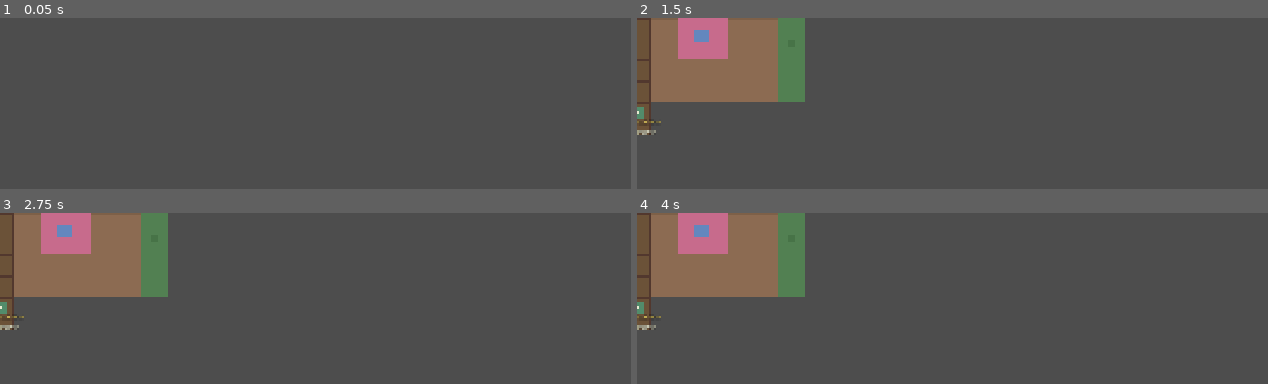
Above: before the commit, frames 1-4 (two rows, left to right).
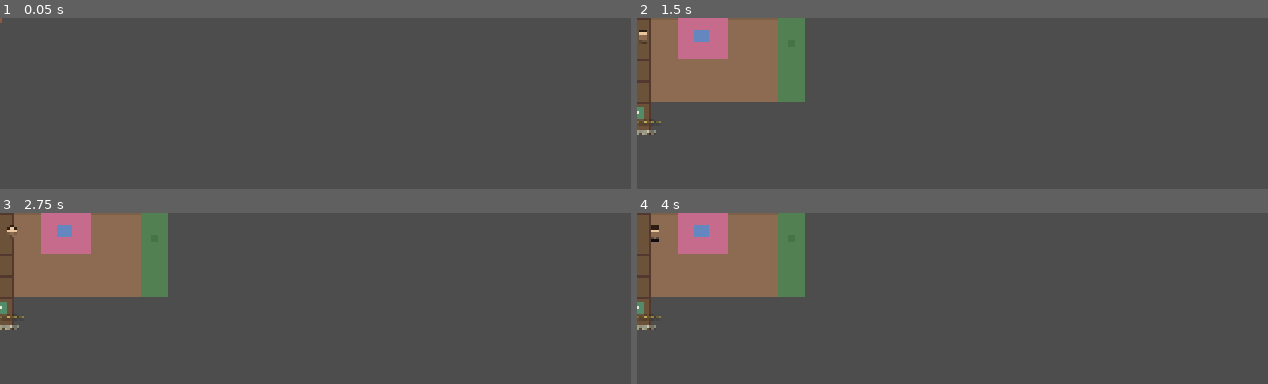
Above: after the commit, the same moments.

Repository: alexandreDavid/rio
Game: Godot game, scene res://scenes/tests/IntegrationTest.tscn
Two runs of this game, one before a commit and one after it. Both use one fixed random seed, a clock stepped at 60 frames per second and the inputs below. This scene is started directly instead of the project's main scene.
Inputs (mouse positions are in pixels of both pictures, inside the frame that each line leads up to):
- Up to frame 1 (0.05 s): no input
- Up to frame 2 (1.5 s): tap Enter (ui_accept) at 0.5, 1.25 s; move the mouse to (outside the picture) at 0.52 s; hold D (move_right) 0.53-1.25 s; hold Shift (run) 0.53-1.25 s; click (outside the picture) at 0.67 s; tap Space (jump) at 0.77 s; drag from (outside the picture) to (outside the picture) at 1.27 s
- Up to frame 3 (2.75 s): tap Enter (ui_accept) at 2 s; move the mouse to (479, 339) at 2.02 s; hold D (move_right) from 2.03 s (still down); hold Shift (run) from 2.03 s (still down)
- Up to frame 4 (4 s): release D (move_right) at 2.75 s; release Shift (run) at 2.75 s; tap Enter (ui_accept) at 2.75, 3.5 s; drag from (outside the picture) to (794, 370) at 2.77 s; move the mouse to (outside the picture) at 3.52 s; hold A (move_left) from 3.53 s (still down); hold Shift (run) from 3.53 s (still down); tap F at 3.6 s; tap Space (jump) at 3.77 s

The runs differ from the first frame. In frame 1, less than 0.1% of the frame differs, in the area x 0-1%, y 0-3%; in frame 2, less than 0.1%; in frame 3, less than 0.1%; in frame 4, less than 0.1%, in the area x 2-4%, y 7-17%.

Commit message:
Sprites pokemon-style procéduraux pour les wanderers
Génération en code (Image API) d'une feuille 3×3 cellules 16×24 px par
wanderer, tintée avec ses couleurs (color, skin_color, hair_color, hat).
3 directions stockées (DOWN/UP/RIGHT) × 3 frames (idle, stepL, stepR) ;
LEFT obtenue par flip horizontal du parent. UP montre l'arrière de la tête
(visage masqué, tout cheveux). Cycle de marche pokemon classique :
idle → stepL → idle → stepR sur 4 phases du _walk_t.

- Pas d'asset binaire ajouté : tout vit en mémoire.
- Cache statique partagé par signature (color|skin|hair|hat|hat_color) —
  les 109 wanderers du jeu génèrent en pratique ~10 textures uniques.
- Toggle RENDER_DEFAULT remis à true. Toggle RENDER_POKEMON_PIXEL=true
  active la sheet procédurale ; mis à false, retombe sur la composition
  ColorRect historique.
- ColorRect (head/body/arms/legs) masqués quand le sprite procédural est
  actif. L'ombre ovale est conservée (ancrage au sol).
- _apply_facing_4 met à jour le region_rect en plus de scale.x flip.
- _set_walk_frame change la colonne de la sheet selon la phase de marche.

Test ajouté : génération sheet ImageTexture 48×72, region_rect initial,
texture présente après _ready. 1469 passants, 0 échec.

Co-Authored-By: Claude Opus 4.7 (1M context) <noreply@anthropic.com>

Diff:
--- a/scripts/tests/IntegrationTest.gd
+++ b/scripts/tests/IntegrationTest.gd
@@ -92,6 +92,7 @@
 	_test_wanderer_greeting_logic()
 	await _test_wanderer_full_init()
 	await _test_wanderer_render_toggle()
+	await _test_wanderer_pokemon_pixel_sheet()
 	await _test_wanderer_4dir_facing()
 	await _test_npc_quest_indicator()
 	await _test_district_exit_geometry()
@@ -1359,6 +1360,40 @@
 	var pos: Vector2 = (exit_node as Node2D).global_position
 	return Rect2(pos - size / 2.0, size)
 
+func _test_wanderer_pokemon_pixel_sheet() -> void:
+	_section("AmbientWanderer — sheet pixel-art procédurale 16×24")
+	var script: GDScript = load("res://scripts/world/AmbientWanderer.gd")
+	var consts: Dictionary = script.get_script_constant_map()
+	var px_w: int = int(consts.get("PX_CELL_W", 0))
+	var px_h: int = int(consts.get("PX_CELL_H", 0))
+	_assert(px_w == 16, "PX_CELL_W = 16")
+	_assert(px_h == 24, "PX_CELL_H = 24")
+	if not bool(consts.get("RENDER_DEFAULT", false)) or not bool(consts.get("RENDER_POKEMON_PIXEL", false)):
+		# Mode désactivé : pas la peine de tester l'instantiation Sprite2D.
+		return
+	var packed: PackedScene = load("res://scenes/props/AmbientWanderer.tscn") as PackedScene
+	if packed == null:
+		_assert(false, "AmbientWanderer.tscn charge")
+		return
+	var w: Node = packed.instantiate()
+	add_child(w)
+	await get_tree().process_frame
+	# Le Sprite2D procédural doit exister sous le wanderer.
+	var spr: Node = w.find_child("PokemonSprite", true, false)
+	_assert(spr != null, "PokemonSprite Sprite2D créé à _ready")
+	if spr is Sprite2D:
+		var s: Sprite2D = spr as Sprite2D
+		_assert(s.texture != null, "PokemonSprite a une texture")
+		if s.texture is ImageTexture:
+			var sz: Vector2i = (s.texture as ImageTexture).get_size()
+			_assert(sz.x == px_w * 3 and sz.y == px_h * 3,
+				"Texture 48×72 (3×3 cellules de %dx%d)" % [px_w, px_h])
+		_assert(s.region_enabled, "region_enabled = true")
+		_assert(s.region_rect.size == Vector2(px_w, px_h),
+			"region_rect taille = %dx%d" % [px_w, px_h])
+	w.queue_free()
+	await get_tree().process_frame
+
 func _test_wanderer_render_toggle() -> void:
 	_section("AmbientWanderer — toggle global RENDER_DEFAULT")
 	var script: GDScript = load("res://scripts/world/AmbientWanderer.gd")
--- a/scripts/world/AmbientWanderer.gd
+++ b/scripts/world/AmbientWanderer.gd
@@ -22,7 +22,14 @@
 # instances restent dans l'arbre de scène mais invisibles. Utile quand on
 # n'aime pas le rendu ColorRect-composé et qu'on attend un set d'assets.
 # Pour les remettre, basculer à true.
-const RENDER_DEFAULT: bool = false
+const RENDER_DEFAULT: bool = true
+
+# Mode de rendu :
+#   POKEMON_PIXEL : sprite procédural pixel-art 16×24 généré au runtime, 3×3
+#                   sheet (3 directions × 3 frames), tinté par color/skin/hair.
+#                   Style Pokemon Gen 1 avec chunky pixels.
+#   COLORRECT     : composition ColorRect historique (head/body/arms/legs).
+const RENDER_POKEMON_PIXEL: bool = true
 
 @export var color: Color = Color(0.85, 0.55, 0.4, 1)
 @export var skin_color: Color = Color(0.92, 0.78, 0.62, 1)
@@ -145,7 +152,13 @@
 	if POKEMON_STYLE_DEFAULT:
 		look_at_player_distance = 0.0
 		bob_strength = min(bob_strength, 0.3)
-	_layout_sprite()
+	# Choix du moteur de rendu :
+	#  - POKEMON_PIXEL : sprite procédural 16×24, masque la composition ColorRect
+	#  - sinon : composition ColorRect historique
+	if RENDER_POKEMON_PIXEL:
+		_setup_pokemon_pixel_sprite()
+	else:
+		_layout_sprite()
 	if not POKEMON_STYLE_DEFAULT:
 		_setup_greeting_bubble()
 	# Initialise la cible selon le mode.
@@ -163,14 +176,116 @@
 		_apply_phase_visibility(TimeOfDay.current_phase)
 	_registry.append(self)
 
+# --- Génération procédurale du sprite pokemon-style ---
+# Une feuille 3×3 cellules (16×24 px chacune) générée à _ready à partir des
+# couleurs (color, skin_color, hair_color) du wanderer. Pas d'asset binaire :
+# le sprite vit uniquement en mémoire. Cache statique pour éviter de
+# régénérer 109 fois la même image.
+
+const PX_CELL_W: int = 16
+const PX_CELL_H: int = 24
+const PX_DIR_DOWN: int = 0
+const PX_DIR_UP: int = 1
+const PX_DIR_RIGHT: int = 2
+
+# Cache : clé = "<color>|<skin>|<hair>|<hat>|<hat_color>", valeur = ImageTexture.
+static var _sprite_cache: Dictionary = {}
+
+# Sprite2D dynamique créé à _ready quand RENDER_POKEMON_PIXEL est actif.
+var _pokemon_sprite: Sprite2D = null
+var _pokemon_walk_frame: int = 0  # 0=idle, 1=stepL, 2=stepR
+
+func _build_pokemon_sprite_sheet() -> ImageTexture:
+	var key: String = "%s|%s|%s|%s|%s" % [color, skin_color, hair_color, hat, hat_color]
+	if _sprite_cache.has(key):
+		return _sprite_cache[key]
+	var sheet_w: int = PX_CELL_W * 3
+	var sheet_h: int = PX_CELL_H * 3
+	var img: Image = Image.create(sheet_w, sheet_h, false, Image.FORMAT_RGBA8)
+	img.fill(Color(0, 0, 0, 0))
+	for dir in 3:
+		for frame in 3:
+			_draw_pokemon_cell(img, frame * PX_CELL_W, dir * PX_CELL_H, dir, frame)
+	var tex: ImageTexture = ImageTexture.create_from_image(img)
+	_sprite_cache[key] = tex
+	return tex
+
+# Dessine une cellule de 16×24 px à l'offset (ox, oy) pour la direction `dir`
+# (0=DOWN, 1=UP, 2=RIGHT) et le frame `frame` (0=idle, 1=stepL, 2=stepR).
+func _draw_pokemon_cell(img: Image, ox: int, oy: int, dir: int, frame: int) -> void:
+	var skin: Color = skin_color
+	var hair: Color = hair_color
+	var shirt: Color = color
+	var pants: Color = color.darkened(0.35)
+	var outline: Color = Color(0.05, 0.05, 0.08, 1.0)
+	var face_visible: bool = (dir != PX_DIR_UP)
+
+	# Hair top (rows 0-3) — dôme arrondi.
+	_px_fill_rect(img, ox + 4, oy + 0, 8, 1, hair)
+	_px_fill_rect(img, ox + 3, oy + 1, 10, 1, hair)
+	_px_fill_rect(img, ox + 2, oy + 2, 12, 2, hair)
+	# Tête / visage (rows 4-9). Dos = tout cheveux ; face/profil = peau.
+	var head_main: Color = skin if face_visible else hair
+	_px_fill_rect(img, ox + 2, oy + 4, 12, 6, head_main)
+	# Bordure cheveux qui descend sur les côtés (frange).
+	if face_visible:
+		_px_fill_rect(img, ox + 2, oy + 4, 1, 2, hair)
+		_px_fill_rect(img, ox + 13, oy + 4, 1, 2, hair)
+		_px_fill_rect(img, ox + 2, oy + 4, 12, 1, hair)
+	# Yeux (DOWN ou RIGHT — UP n'a pas de visage).
+	if dir == PX_DIR_DOWN:
+		img.set_pixel(ox + 5, oy + 7, outline)
+		img.set_pixel(ox + 10, oy + 7, outline)
+	elif dir == PX_DIR_RIGHT:
+		img.set_pixel(ox + 10, oy + 7, outline)
+	# Cou (row 9 étroit).
+	if face_visible:
+		_px_fill_rect(img, ox + 6, oy + 9, 4, 1, skin)
+
+	# Corps (rows 10-17).
+	_px_fill_rect(img, ox + 3, oy + 10, 10, 8, shirt)
+	# Bras pendants (sur les côtés du corps, légèrement plus sombres).
+	var arm: Color = shirt.darkened(0.15)
+	_px_fill_rect(img, ox + 1, oy + 10, 2, 5, arm)
+	_px_fill_rect(img, ox + 13, oy + 10, 2, 5, arm)
+	# Mains (skin tone à l'extrémité des bras).
+	_px_fill_rect(img, ox + 1, oy + 14, 2, 1, skin)
+	_px_fill_rect(img, ox + 13, oy + 14, 2, 1, skin)
+
+	# Jambes (rows 18-23) avec décalage selon le frame de marche.
+	var l_off: int = 0
+	var r_off: int = 0
+	if frame == 1:
+		l_off = -1   # jambe gauche en avant
+		r_off = 0
+	elif frame == 2:
+		l_off = 0
+		r_off = -1   # jambe droite en avant
+	_px_fill_rect(img, ox + 4, oy + 18 + l_off, 3, 6 - l_off, pants)
+	_px_fill_rect(img, ox + 9, oy + 18 + r_off, 3, 6 - r_off, pants)
+
+	# Chapeau optionnel (recouvre le sommet de la tête).
+	if hat:
+		_px_fill_rect(img, ox + 1, oy + 0, 14, 1, hat_color)
+		_px_fill_rect(img, ox + 2, oy + 1, 12, 2, hat_color)
+
+	# Contour bas du sprite (ombre fine).
+	_px_fill_rect(img, ox + 4, oy + 23, 8, 1, outline)
+
+func _px_fill_rect(img: Image, x: int, y: int, w: int, h: int, c: Color) -> void:
+	for yy in range(y, y + h):
+		for xx in range(x, x + w):
+			if xx >= 0 and xx < img.get_width() and yy >= 0 and yy < img.get_height():
+				img.set_pixel(xx, yy, c)
+
 # Programme le prochain demi-tour aléatoire pour un NPC stationnaire.
 func _schedule_next_pokemon_turn() -> void:
 	var now: float = Time.get_ticks_msec() / 1000.0
 	_next_turn_at = now + _rng.randf_range(POKEMON_TURN_INTERVAL_MIN, POKEMON_TURN_INTERVAL_MAX)
 
-# Applique l'orientation 4-axes au sprite : DOWN/RIGHT/LEFT face visible
-# (skin_color sur la tête + cheveux en sliver), UP montre l'arrière de la tête
-# (head colorée en hair_color, sliver de cheveux masqué pour ne pas dépasser).
+# Applique l'orientation 4-axes au sprite. En mode POKEMON_PIXEL, met aussi
+# à jour le region_rect de la sheet procédurale. En mode COLORRECT, change
+# les couleurs de la composition (UP = back of head colorée en cheveux).
 func _apply_facing_4(dir: int) -> void:
 	_facing_4 = dir
 	if sprite == null:
@@ -204,6 +319,9 @@
 			if hair:
 				hair.visible = hair_color.a > 0.0
 			_facing = -1
+	# Mise à jour de la sheet procédurale si elle est active.
+	if _pokemon_sprite != null:
+		_apply_pokemon_region(dir, _pokemon_walk_frame)
 
 # Direction la plus saillante d'un vecteur (utile pour walk-by-velocity).
 func _direction_from_vector(v: Vector2) -> int:
@@ -231,6 +349,55 @@
 
 func _exit_tree() -> void:
 	_registry.erase(self)
+
+# Crée un Sprite2D avec la sheet 3×3 procédurale et masque les ColorRects de
+# la composition historique. Le sprite est ancré sur la position du wanderer
+# (pieds en bas), scaledd 2× pour matcher la hauteur typique de NPC (48 px).
+func _setup_pokemon_pixel_sprite() -> void:
+	# Masque tout ce qui appartient à la composition ColorRect.
+	for n in [body, head, hair, hat_rect, leg_l, leg_r, arm_l, arm_r]:
+		if n != null:
+			(n as CanvasItem).visible = false
+	if shadow:
+		shadow.visible = true  # ombre simulée gardée — donne l'ancrage au sol
+		shadow.size = Vector2(size.x * 1.4, size.y * 0.18)
+		shadow.position = Vector2(-shadow.size.x / 2.0, size.y / 2.0 - shadow.size.y * 0.4)
+		shadow.color = Color(0, 0, 0, 0.32)
+	_pokemon_sprite = Sprite2D.new()
+	_pokemon_sprite.name = "PokemonSprite"
+	_pokemon_sprite.texture = _build_pokemon_sprite_sheet()
+	_pokemon_sprite.region_enabled = true
+	_pokemon_sprite.region_rect = Rect2(0, 0, PX_CELL_W, PX_CELL_H)
+	# Scale pour atteindre une hauteur ~ size.y (utilise la même target que
+	# le rendu ColorRect pour cohérence). 16x24 → 2× = 32x48 par défaut.
+	var target_h: float = max(size.y, 18.0)
+	var scale_factor: float = target_h / PX_CELL_H * 2.0
+	_pokemon_sprite.scale = Vector2(scale_factor, scale_factor)
+	# Ancre par les pieds : le sprite est dessiné centré, on le remonte de
+	# moitié pour que le bas des pieds corresponde à position.y du wanderer.
+	_pokemon_sprite.position = Vector2(0, -target_h * 0.4)
+	# On ajoute le sprite SOUS la node `sprite` (Node2D) qui gère scale.x pour
+	# le flip LEFT — comme ça _apply_facing_4(LEFT) flippe naturellement.
+	if sprite:
+		sprite.add_child(_pokemon_sprite)
+	else:
+		add_child(_pokemon_sprite)
+	# Pose la cellule initiale (DOWN, idle).
+	_apply_pokemon_region(DIR_DOWN, 0)
+
+# Met à jour le region_rect du Sprite2D selon direction + frame de marche.
+# Si LEFT, on utilise la même row que RIGHT mais on flippe via sprite.scale.x.
+func _apply_pokemon_region(dir: int, frame: int) -> void:
+	if _pokemon_sprite == null:
+		return
+	var row: int = PX_DIR_DOWN
+	match dir:
+		DIR_DOWN:  row = PX_DIR_DOWN
+		DIR_UP:    row = PX_DIR_UP
+		DIR_RIGHT: row = PX_DIR_RIGHT
+		DIR_LEFT:  row = PX_DIR_RIGHT  # mirroir horizontal au niveau du parent
+	var col: int = clamp(frame, 0, 2)
+	_pokemon_sprite.region_rect = Rect2(col * PX_CELL_W, row * PX_CELL_H, PX_CELL_W, PX_CELL_H)
 
 func _uses_roam_zone() -> bool:
 	return roam_zone.size.x > 0.0 and roam_zone.size.y > 0.0
@@ -411,6 +578,7 @@
 	# Stationnaire : idle pose + retournement 4-directions occasionnel.
 	if stationary:
 		_idle_pose()
+		_set_walk_frame(0)  # idle frame
 		var now: float = Time.get_ticks_msec() / 1000.0
 		if now >= _next_turn_at:
 			# 60% de chance de changer de direction, sinon on reprogramme.
@@ -427,6 +595,7 @@
 	# En pause entre waypoints / cibles.
 	if _state == STATE_PAUSE:
 		_idle_pose()
+		_set_walk_frame(0)
 		if Time.get_ticks_msec() / 1000.0 >= _pause_until:
 			_state = STATE_MOVE
 		return
@@ -443,6 +612,25 @@
 	_apply_facing_4(_direction_from_vector(to_target))
 	_walk_t += get_process_delta_time() * (speed / 18.0)
 	_walk_pose()
+	# Cycle pokemon classique sur 4 phases : idle → stepL → idle → stepR.
+	# Mappe sur les 3 frames de la sheet (col 0=idle, 1=stepL, 2=stepR).
+	var phase: int = int(_walk_t * 6.0) % 4
+	var pokemon_frame: int = 0
+	if phase == 1:
+		pokemon_frame = 1
+	elif phase == 3:
+		pokemon_frame = 2
+	_set_walk_frame(pokemon_frame)
+
+# Met à jour le frame de marche affiché par le sprite procédural.
+# No-op si le sprite procédural n'est pas actif.
+func _set_walk_frame(frame: int) -> void:
+	if _pokemon_sprite == null:
+		return
+	if _pokemon_walk_frame == frame:
+		return
+	_pokemon_walk_frame = frame
+	_apply_pokemon_region(_facing_4, frame)
 
 # Met à jour l'alpha de la bulle : fade-in 0.2s, hold, fade-out 0.2s, dans la
 # fenêtre [_greeting_started_at, _greeting_until]. Hors fenêtre = invisible.
